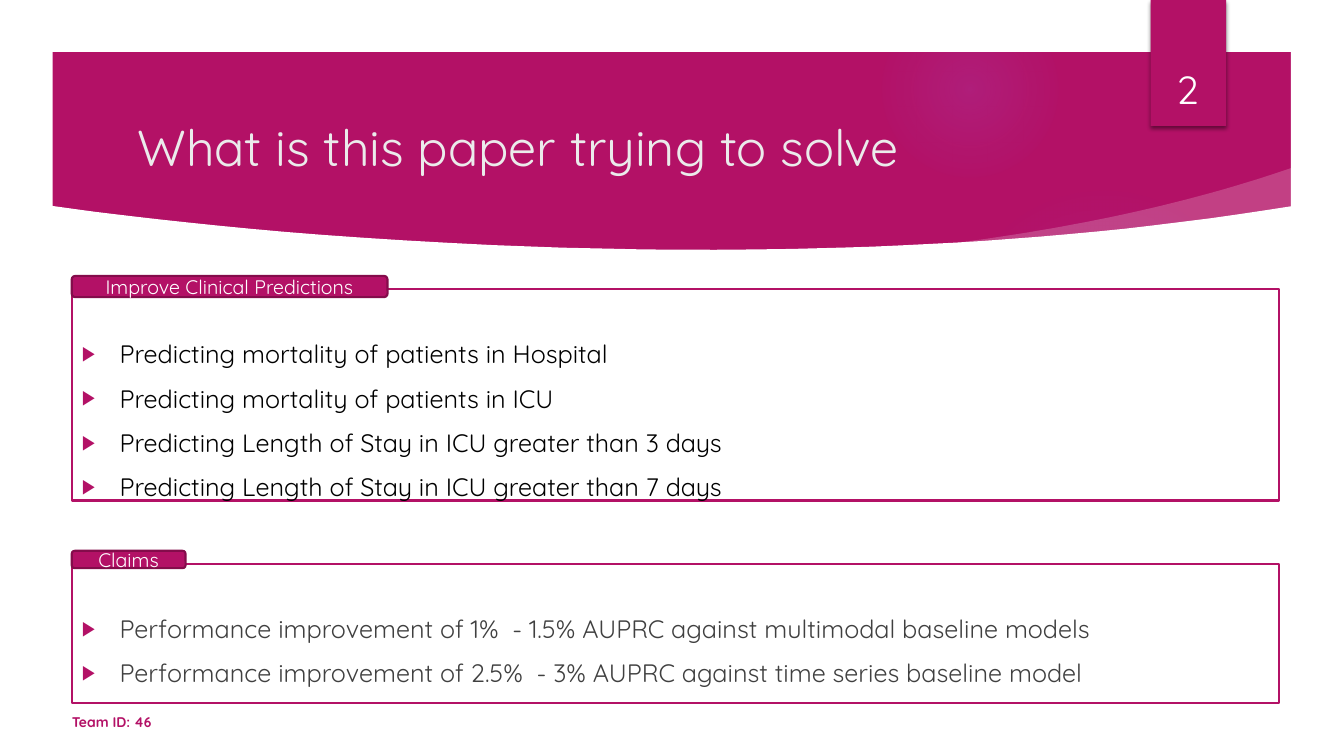
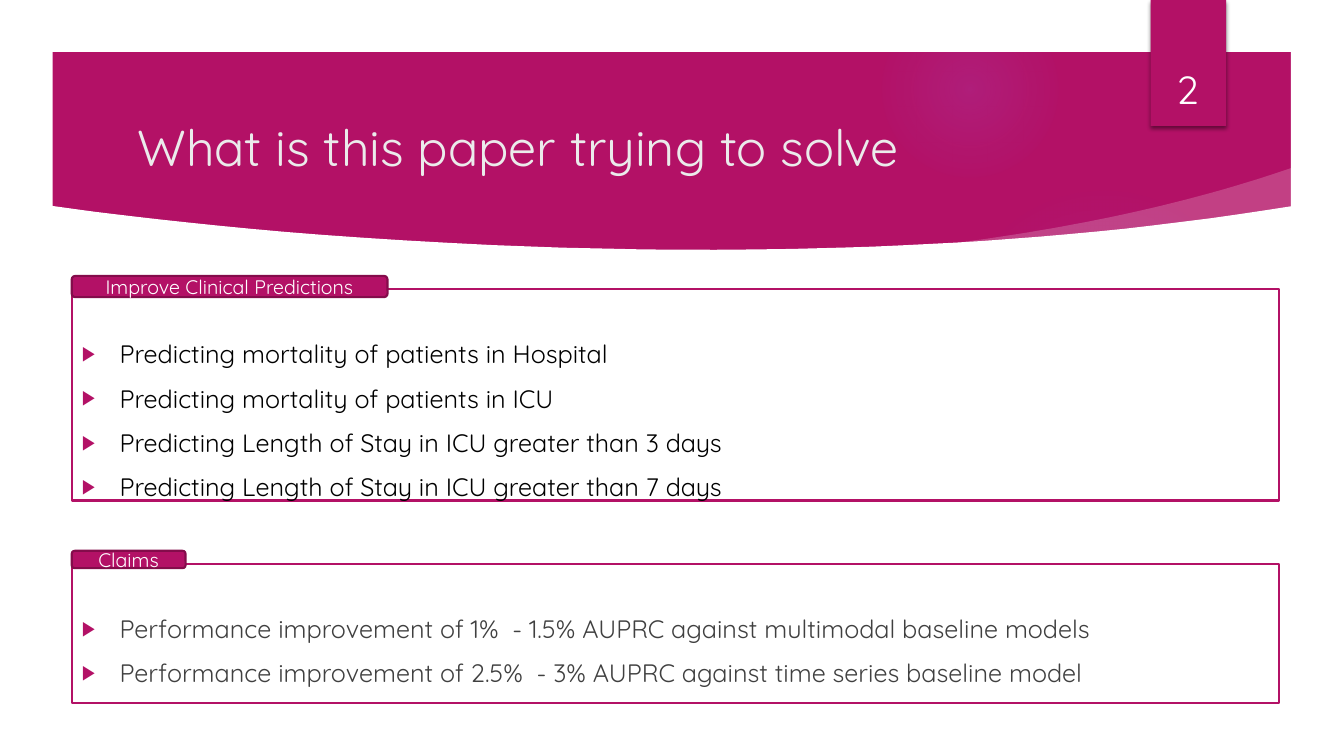
Before and after one commit to s-gopikrishnan/cs-598-dlh-final-project, a slide deck: slide 2 of report/project_presentation.pptx. Drawn at 1344x756 pixels with LibreOffice and Linux fonts; fonts in the diff are those of the drawing; background and template pictures are left out. Boxes give left, top, right and bottom in pixels: in the first picture for what was removed or moved away, otherwise in the second. Text is boxed around its words. In the diff, an @@ line names an element or a change of style, - is before the commit and + after.

```diff
--- a/report/project_presentation.pptx
+++ b/report/project_presentation.pptx
@@ text removed at <box>72,717,152,727</box> @@
-Team ID: 46
```
Also in this commit, not shown: 7 other slides changed, 1 other file.
